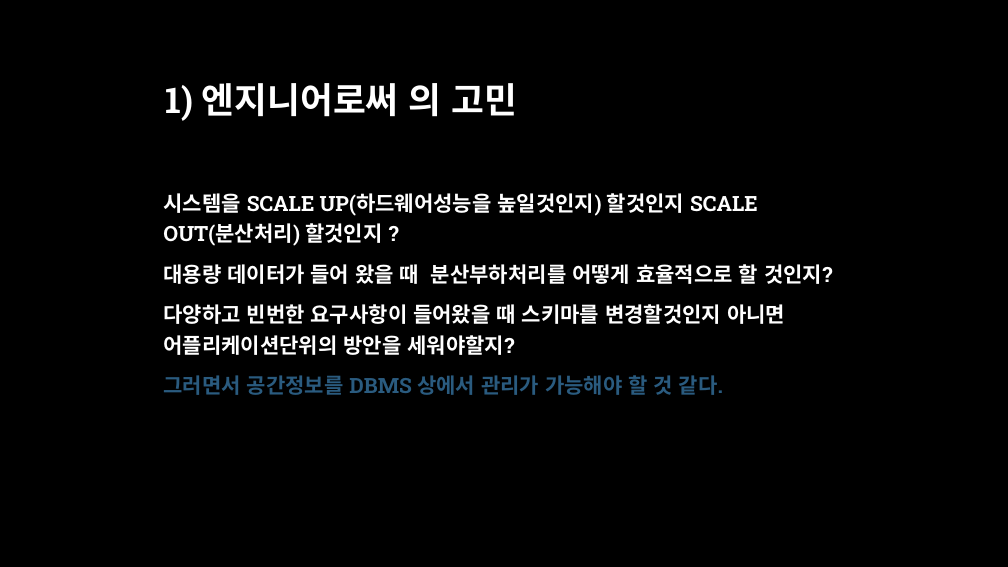
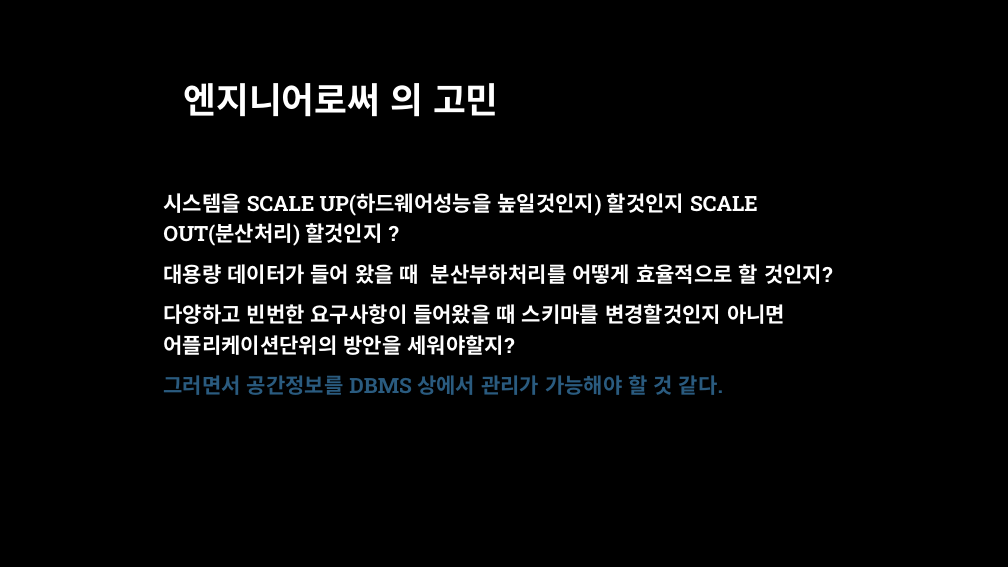
Before and after one commit to aliasgis/OSGEO, a slide deck: slide 7 of Mongodb 와 공간정보.pptx. Drawn at 1008x567 pixels with LibreOffice and Linux fonts; fonts in the diff are those of the drawing. Boxes give left, top, right and bottom in pixels: in the first picture for what was removed or moved away, otherwise in the second. Text is boxed around its words. In the diff, an @@ line names an element or a change of style, - is before the commit and + after.

```diff
--- a/Mongodb 와 공간정보.pptx
+++ b/Mongodb 와 공간정보.pptx
@@ title at bbox=[183, 83, 499, 117]: text changed @@
-1) 엔지니어로써 의 고민
+엔지니어로써 의 고민
```
Also in this commit, not shown: 12 other slides changed, 14 slides added, 2 slides removed.
